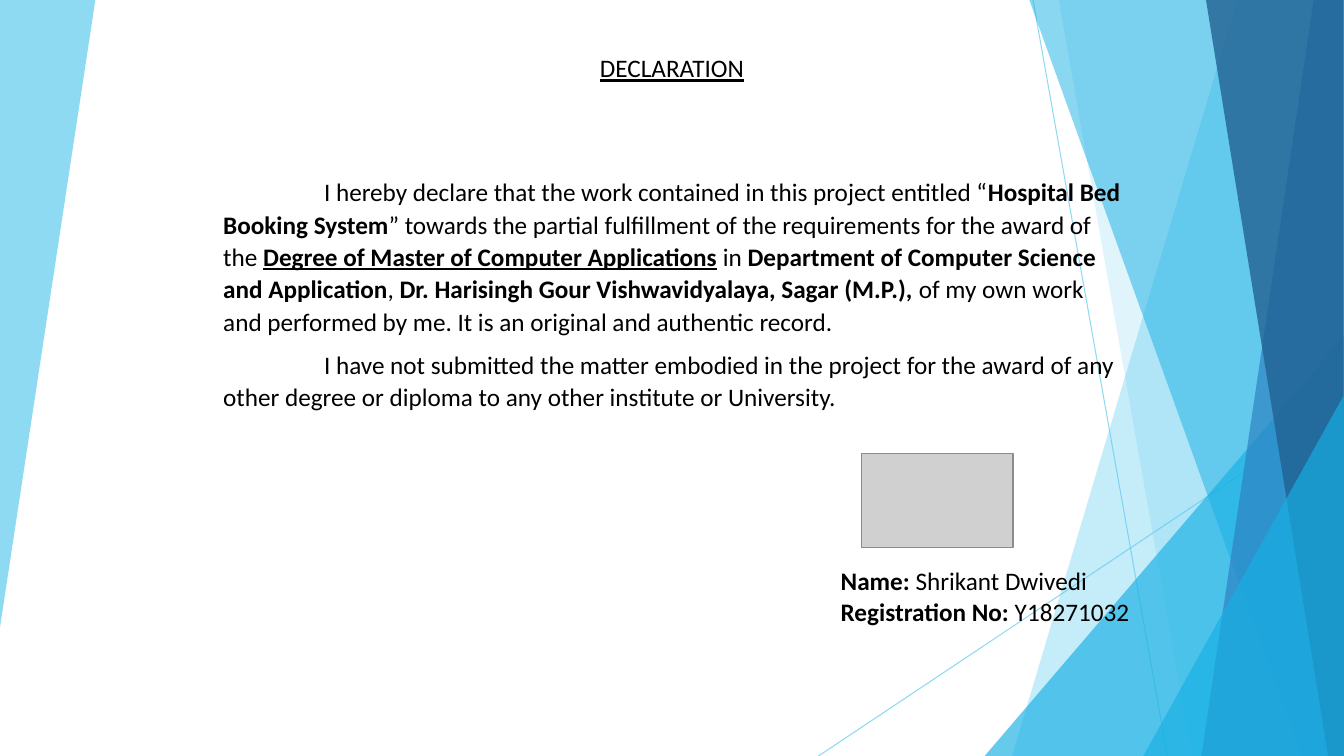
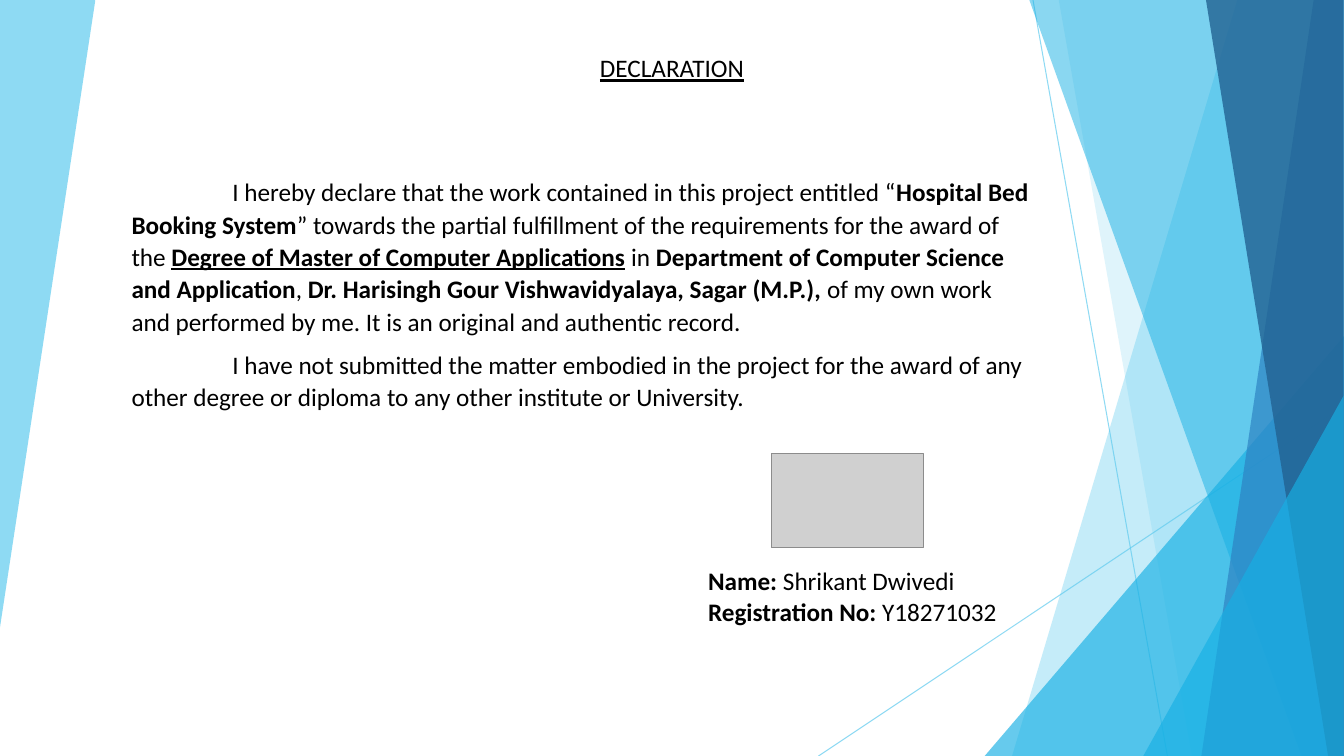
Before and after one commit to Arvindvishwakarma/shri-project-report, a slide deck: slide 3 of Shri_PPT.pptx. Drawn at 1344x756 pixels with LibreOffice and Linux fonts; fonts in the diff are those of the drawing; grey boxes stand for pictures. Boxes give left, top, right and bottom in pixels: in the first picture for what was removed or moved away, otherwise in the second. Text is boxed around its words. In the diff, an @@ line names an element or a change of style, - is before the commit and + after.

```diff
--- a/Shri_PPT.pptx
+++ b/Shri_PPT.pptx
@@ text "I hereby declare that the ...": place and size @@
-text "I hereby declare that the ..." at (223, 181, 1120, 411)
+text "I hereby declare that the ..." at (132, 183, 1028, 411)
@@ picture: place and size @@
-picture at (861, 454, 1013, 547)
+picture at (771, 454, 924, 547)
@@ text "Name: Shrikant Dwivedi": place and size @@
-text "Name: Shrikant Dwivedi" at (841, 570, 1129, 627)
+text "Name: Shrikant Dwivedi" at (708, 572, 996, 626)
```
Also in this commit, not shown: 4 other slides changed, 1 slide added, 3 other files.
